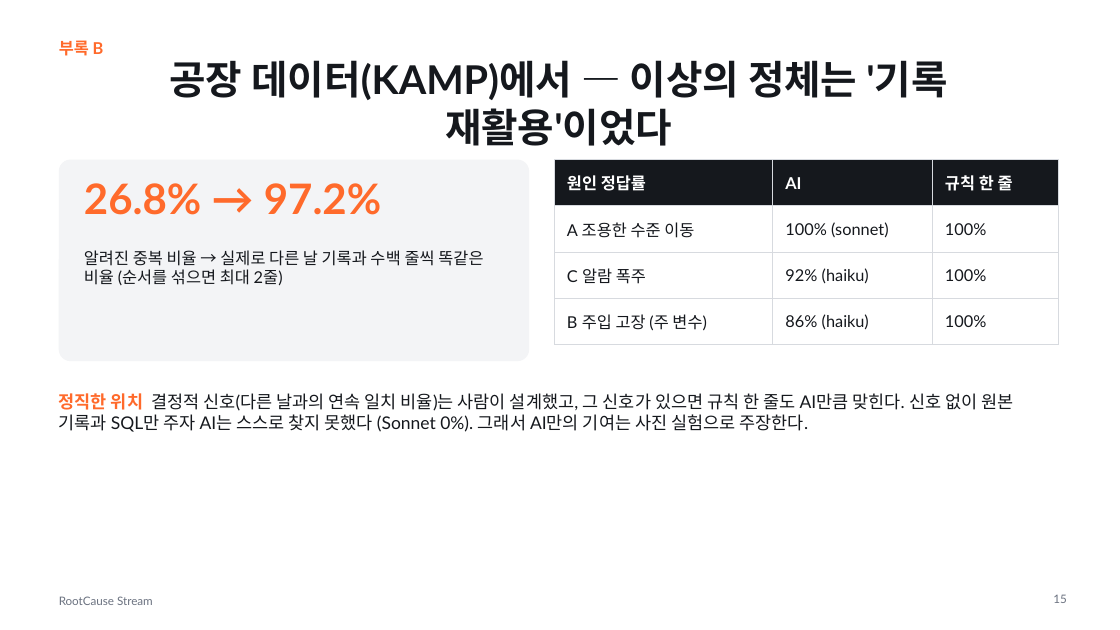
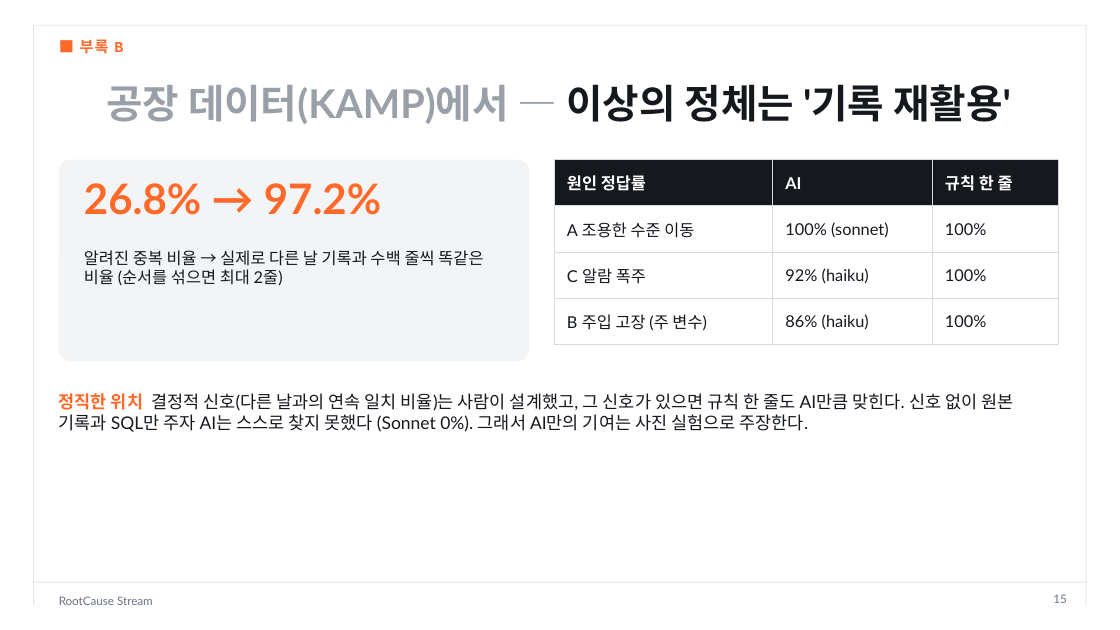
Before and after one commit to dlwogud/rootcause-stream, a slide deck: slide 15 of deck/RootCause_Stream_발표자료.pptx. Drawn at 1120x630 pixels with LibreOffice and Linux fonts; fonts in the diff are those of the drawing. Boxes give left, top, right and bottom in pixels: in the first picture for what was removed or moved away, otherwise in the second. Text is boxed around its words. In the diff, an @@ line names an element or a change of style, - is before the commit and + after.

```diff
--- a/deck/RootCause_Stream_발표자료.pptx
+++ b/deck/RootCause_Stream_발표자료.pptx
@@ line added from (34, 25) to (34, 605), #E3E5E9 0.75 pt @@
@@ line added from (34, 25) to (1086, 25), #E3E5E9 0.75 pt @@
@@ line added from (1086, 25) to (1086, 605), #E3E5E9 0.75 pt @@
@@ text at (x1=80, y1=39, x2=123, y2=54): text changed; size 14 to 13 pt; font Lato to Courier New @@
-부록 B
+■ 부록 B
@@ title at (x1=106, y1=84, x2=1011, y2=124): text changed; text colour #15181D to #9AA0A8 @@
-공장 데이터(KAMP)에서 — 이상의 정체는 '기록 재활용'이었다
+공장 데이터(KAMP)에서 — 이상의 정체는 '기록 재활용'
@@ line added from (34, 582) to (1086, 582), #E3E5E9 0.75 pt @@
```
Also in this commit, not shown: 15 other slides changed, 8 other files.
